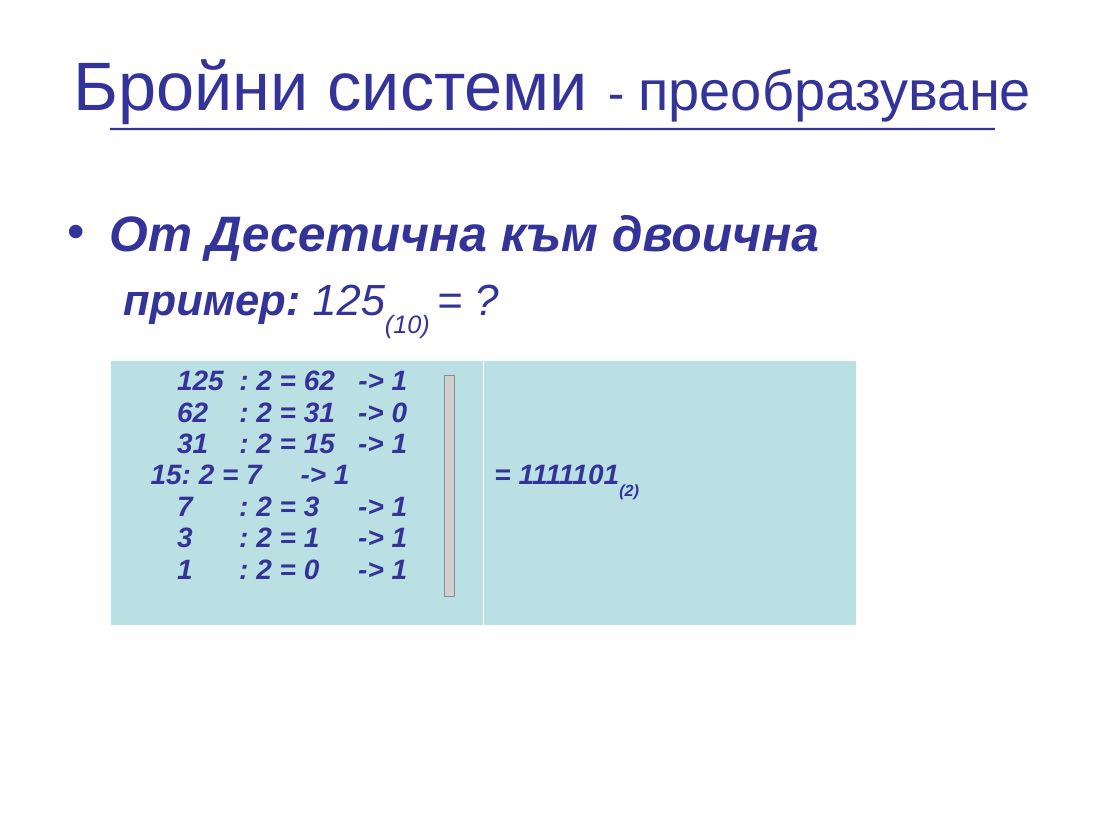
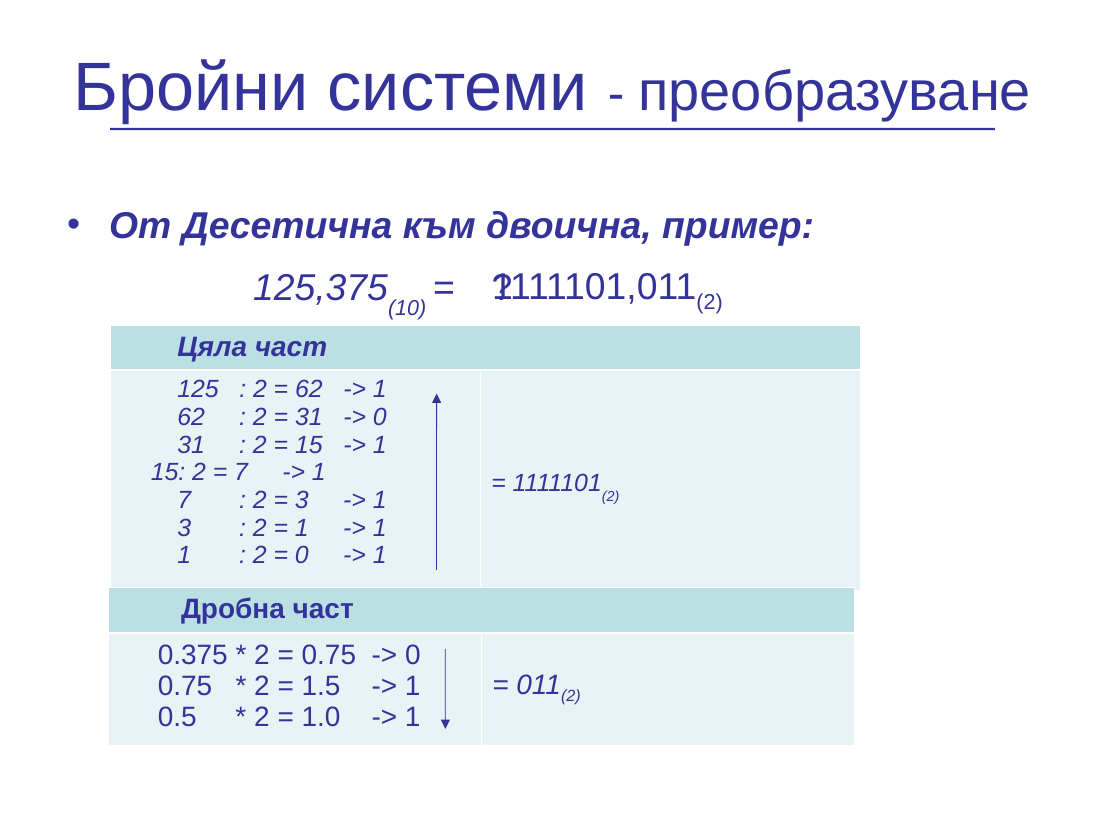
Before and after one commit to vpeevski/academy, a slide deck: slide 11 of Presentations/NumericalSystems/BroiniSistemi.ppt. Drawn at 1120x840 pixels with LibreOffice and Linux fonts; fonts in the diff are those of the drawing; grey boxes stand for pictures; background and template pictures are left out. Boxes give left, top, right and bottom in pixels: in the first picture for what was removed or moved away, otherwise in the second. Text is boxed around its words. In the diff, an @@ line names an element or a change of style, - is before the commit and + after.

```diff
--- a/Presentations/NumericalSystems/BroiniSistemi.ppt
+++ b/Presentations/NumericalSystems/BroiniSistemi.ppt
@@ text at [109,211,814,246]: text changed; size 32 to 24 pt @@
-• От Десетична към двоична
-  пример: 125(10) = ?
+• От Десетична към двоична, пример:
@@ text added at [480,258,523,314], 24 pt, text #333399 @@
+?
@@ text added at [253,274,426,320], 24 pt, text #333399, italic @@
+125,375(10) =
@@ text added at [492,273,722,314], 24 pt, text #333399 @@
+1111101,011(2)
@@ table at [110,325,860,590] @@
-row 1: 125 : 2 = 62 -> 1 / 62 : 2 = 31 -> 0 / 31 : 2 = 15 -> 1 / : 2 = 7 -> 1 / 7 : 2 = 3 -> 1 / 3 : 2 = 1 -> 1 / 1 : 2 = 0 -> 1 | = 1111101(2)
+row 1: Цяла част | 
+row 2: 125 : 2 = 62 -> 1 / 62 : 2 = 31 -> 0 / 31 : 2 = 15 -> 1 / : 2 = 7 -> 1 / 7 : 2 = 3 -> 1 / 3 : 2 = 1 -> 1 / 1 : 2 = 0 -> 1 | 
@@ table: place and size @@
-table at [110,360,856,626]
+table at [110,325,860,590]
@@ picture removed at [445,376,455,597] @@
@@ arrow added from (437, 570) to (437, 393), #333399 0.51 pt @@
@@ text added at [513,473,620,504], 16 pt, text #333399, italic @@
+  = 1111101(2)
@@ table added at [108,588,853,746], 2 rows, 2 columns @@
+Дробна част | 
+0.375 * 2 = 0.75 -> 0 / 0.75 * 2 = 1.5 -> 1 / 0.5 * 2 = 1.0 -> 1 | 
@@ arrow added from (446, 650) to (446, 729), #333399 0.51 pt @@
@@ text added at [516,674,581,705], 18 pt, text #333399, italic @@
+= 011(2)
```
Also in this commit, not shown: 2 other slides changed, 2 slides added.
